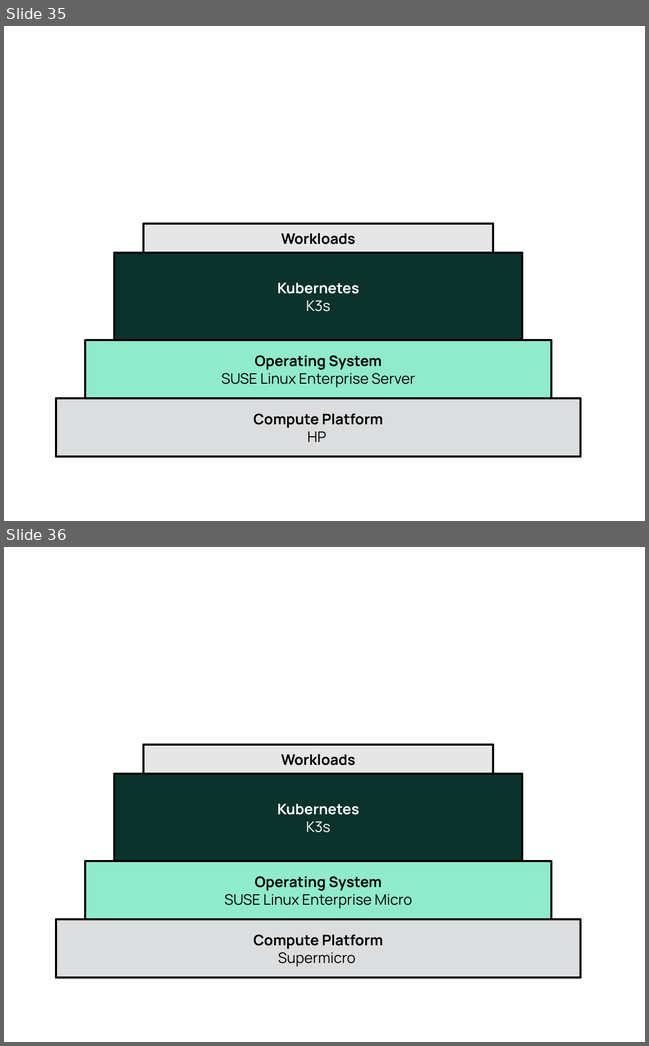
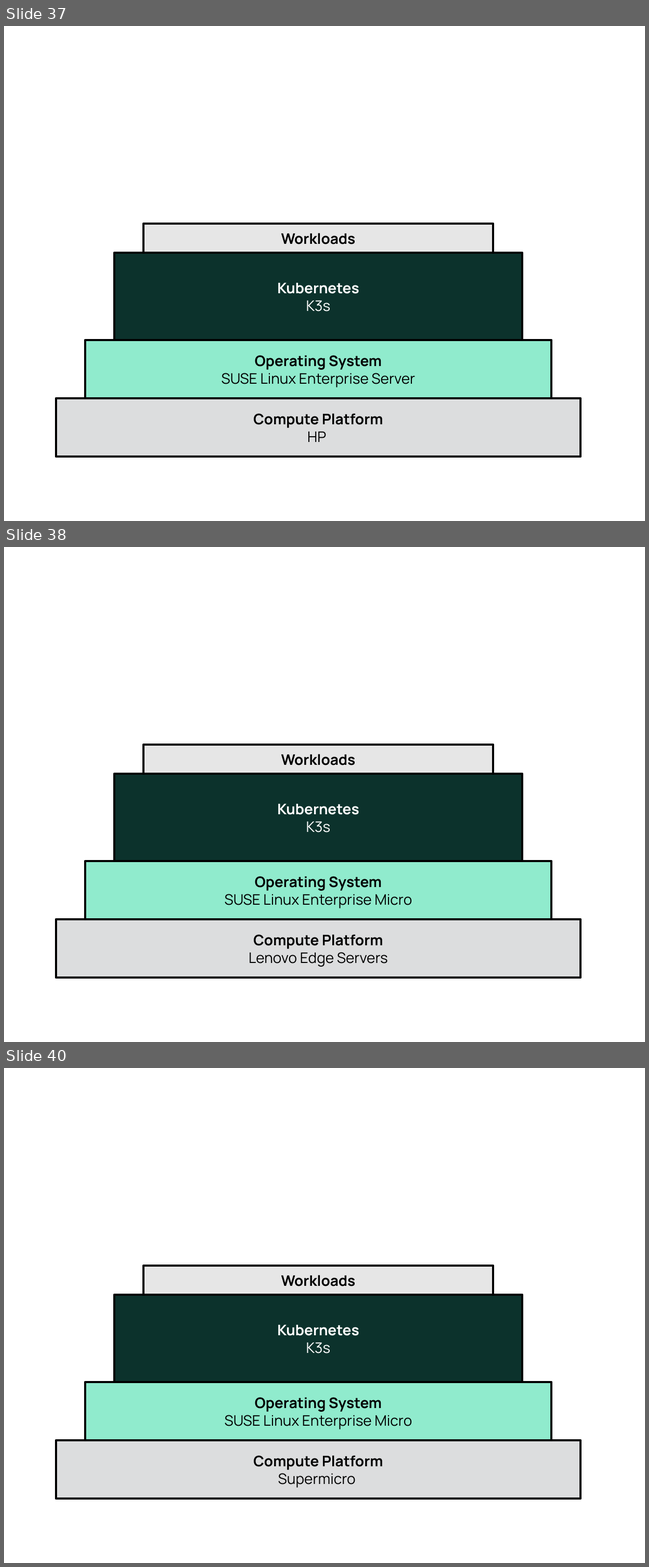
Before and after one commit to SUSE/technical-reference-documentation, a slide deck: kubernetes/reference/media/src/Figure-Source.odp. Shown one above the other, each under a label of ours: slides 35 and 36 before the commit, slides 37, 38 and 40 after it; the slides between them are not shown. The pictures are 649x1046 and 649x1567 pixels, drawn with LibreOffice and Linux fonts; fonts in the diff are those of the drawing. Boxes give left, top, right and bottom in pixels: in the first picture for what was removed or moved away, otherwise in the second. Text is boxed around its words. In the diff, an @@ line names an element or a change of style, - is before the commit and + after.

```diff
--- a/kubernetes/reference/media/src/Figure-Source.odp
+++ b/kubernetes/reference/media/src/Figure-Source.odp
@@ slide 38 added at (4,547,645,1042), background #FFFFFF @@
@@ rectangle added at (143,745,493,774), fill #E6E6E6, outline #000000 2.89 pt, 18 pt, text #000000, bold @@
+Workloads
@@ rectangle added at (114,774,522,861), fill #0C322C, outline #000000 2.89 pt, 18 pt, text #FFFFFF, bold @@
+Kubernetes
+K3s
@@ rectangle added at (85,861,551,919), fill #90EBCD, outline #000000 2.89 pt, 18 pt, text #000000 @@
+Operating System
+SUSE Linux Enterprise Micro
@@ rectangle added at (56,919,580,978), fill #DCDDDE, outline #000000 2.89 pt, 18 pt, text #000000 @@
+Compute Platform
+Lenovo Edge Servers
@@ what was slide 35 is now slide 37 @@
@@ what was slide 36 is now slide 40 @@
```
Also in this commit, not shown: 7 other slides added, 22 other files.
